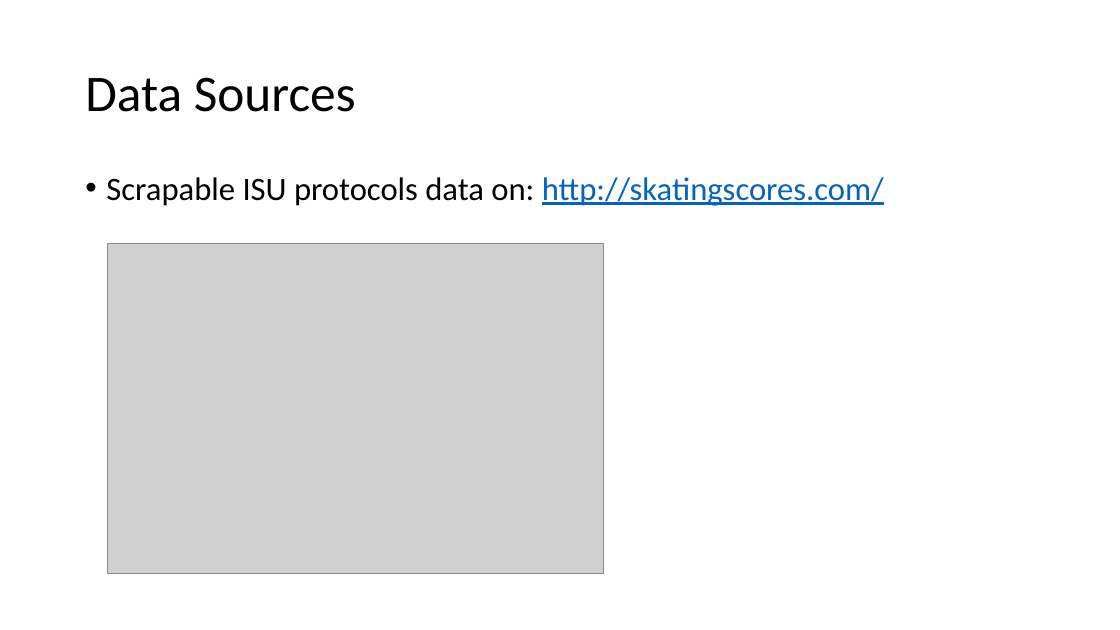
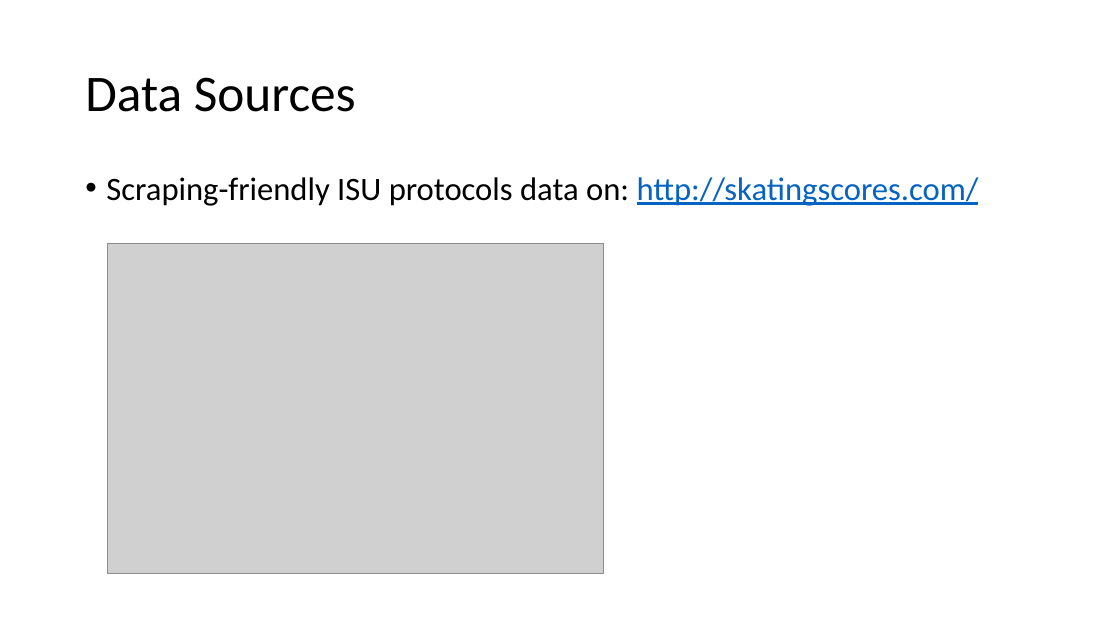
Before and after one commit to ninaanatchkova/figure_skating, a slide deck: slide 5 of presentation/Figure Skating at the 2018 Olympics.pptx. Drawn at 1120x630 pixels with LibreOffice and Linux fonts; fonts in the diff are those of the drawing; grey boxes stand for pictures. Boxes give left, top, right and bottom in pixels: in the first picture for what was removed or moved away, otherwise in the second. Text is boxed around its words. In the diff, an @@ line names an element or a change of style, - is before the commit and + after.

```diff
--- a/presentation/Figure Skating at the 2018 Olympics.pptx
+++ b/presentation/Figure Skating at the 2018 Olympics.pptx
@@ text at bbox=[106, 177, 979, 206]: text changed @@
-• Scrapable ISU protocols data on: http://skatingscores.com/
+• Scraping-friendly ISU protocols data on: http://skatingscores.com/
```
Also in this commit, not shown: 5 other slides changed, 1 slide added, 2 slides removed, 11 other files.
